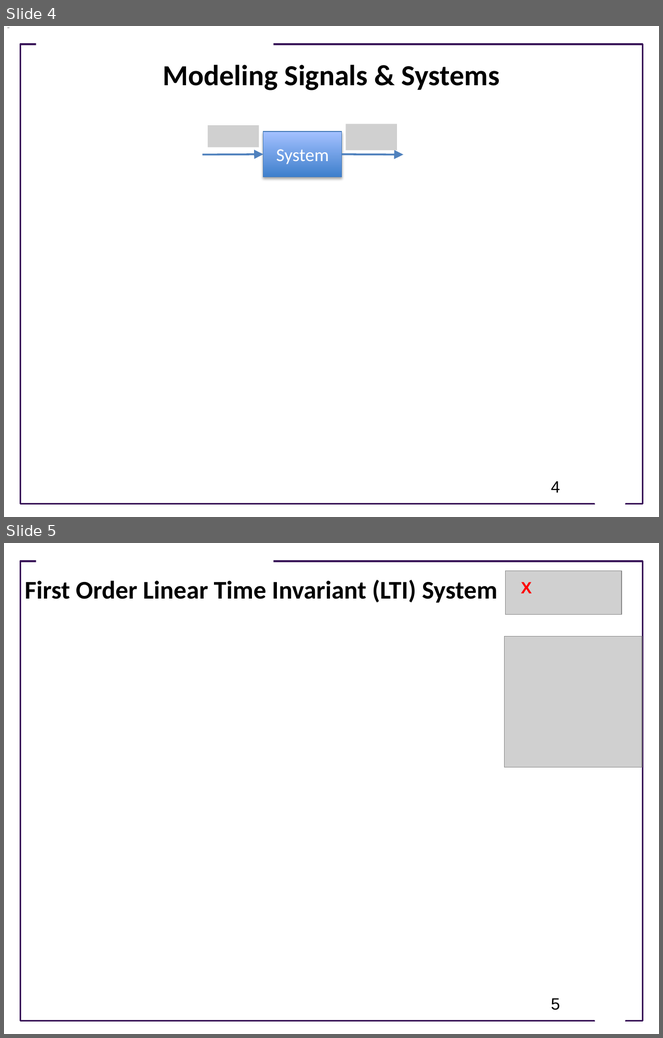
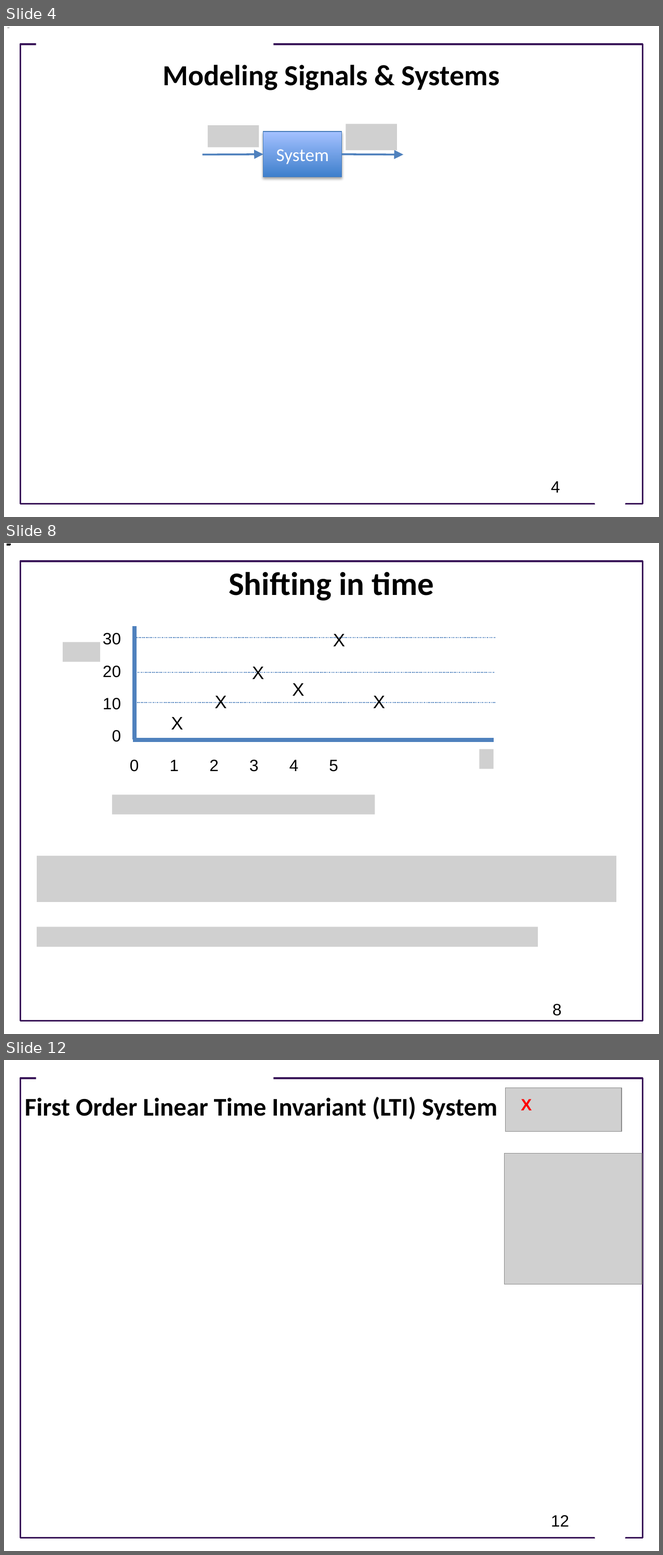
Before and after one commit to joseph-hellerstein/advanced-controls-lectures, a slide deck: lectures/lecture_09-linear_time_invariant_systems/linear_time_invariant_systems.pptx. Shown one above the other, each under a label of ours: slides 4 and 5 before the commit, slides 4, 8 and 12 after it; the slides between them are not shown. The pictures are 663x1038 and 663x1555 pixels, drawn with LibreOffice and Linux fonts; fonts in the diff are those of the drawing; grey boxes stand for pictures; background and template pictures are left out. Boxes give left, top, right and bottom in pixels: in the first picture for what was removed or moved away, otherwise in the second. Text is boxed around its words. In the diff, an @@ line names an element or a change of style, - is before the commit and + after.

```diff
--- a/lectures/lecture_09-linear_time_invariant_systems/linear_time_invariant_systems.pptx
+++ b/lectures/lecture_09-linear_time_invariant_systems/linear_time_invariant_systems.pptx
@@ slide 8 added at (4, 543, 659, 1034), background #FFFFFF; not listed: 1 template element that a slide beside it also shows @@
@@ title added at (229, 572, 435, 601), 36 pt, text #000000, bold @@
+Shifting in time
@@ text added at (103, 633, 121, 645), 18 pt, text #000000 @@
+30
@@ line added from (135, 740) to (135, 626), #4F81BD 4.5 pt @@
@@ text added at (333, 634, 345, 646), 20 pt, text #000000 @@
+X
@@ picture added at (62, 642, 100, 662) @@
@@ line added from (135, 638) to (496, 638), #4F81BD 1 pt dashed @@
@@ text added at (103, 666, 121, 678), 18 pt, text #000000 @@
+20
@@ text added at (252, 667, 264, 679), 20 pt, text #000000 @@
+X
@@ line added from (135, 672) to (495, 672), #4F81BD 1 pt dashed @@
@@ text added at (103, 698, 121, 710), 18 pt, text #000000 @@
+10
@@ text added at (215, 696, 227, 708), 20 pt, text #000000 @@
+X
@@ text added at (292, 683, 304, 696), 20 pt, text #000000 @@
+X
@@ text added at (373, 696, 385, 708), 20 pt, text #000000 @@
+X
@@ line added from (135, 703) to (496, 703), #4F81BD 1 pt dashed @@
@@ text added at (171, 717, 183, 730), 20 pt, text #000000 @@
+X
@@ text added at (112, 730, 122, 742), 18 pt, text #000000 @@
+0
@@ line added from (133, 740) to (494, 740), #4F81BD 4.5 pt @@
@@ text added at (130, 760, 139, 772), 18 pt, text #000000 @@
+0
@@ text added at (170, 760, 179, 771), 18 pt, text #000000 @@
+1
@@ text added at (209, 760, 219, 771), 18 pt, text #000000 @@
+2
@@ text added at (249, 760, 259, 772), 18 pt, text #000000 @@
+3
@@ text added at (289, 760, 299, 771), 18 pt, text #000000 @@
+4
@@ text added at (329, 760, 338, 772), 18 pt, text #000000 @@
+5
@@ picture added at (480, 749, 494, 769) @@
@@ picture added at (112, 795, 375, 814) @@
@@ picture added at (37, 856, 617, 903) @@
@@ picture added at (37, 927, 538, 947) @@
@@ page number added at (553, 1004, 562, 1016), 18 pt, text #000000 @@
+8
@@ what was slide 5 is now slide 12 @@
@@ page number at (551, 1516, 569, 1527): text changed @@
-5
+12
```
Also in this commit, not shown: 2 slides changed, 6 other slides added.
